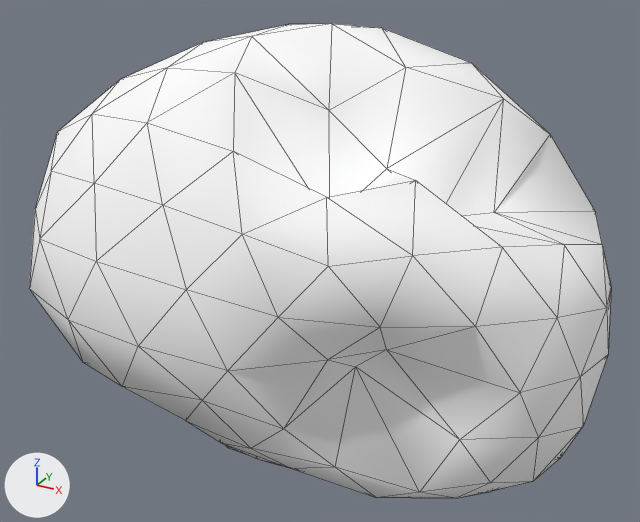
Renders of the glTF model assets/asteroids/asteroid_sml_04.glb from each side of a commit.
Rendered twice from a 50 mm camera at (1.224, -2.295, 1.239) aimed at (-0.037, -0.003, 0.093). Lighting does not change. The marker at lower left points along +X, +Y and +Z. The picture after the commit comes second. Mesh edges are drawn as thin lines. Vertices at exactly the same position are counted once.

Names of what the first picture shows: 'asteroid_sml_04'.
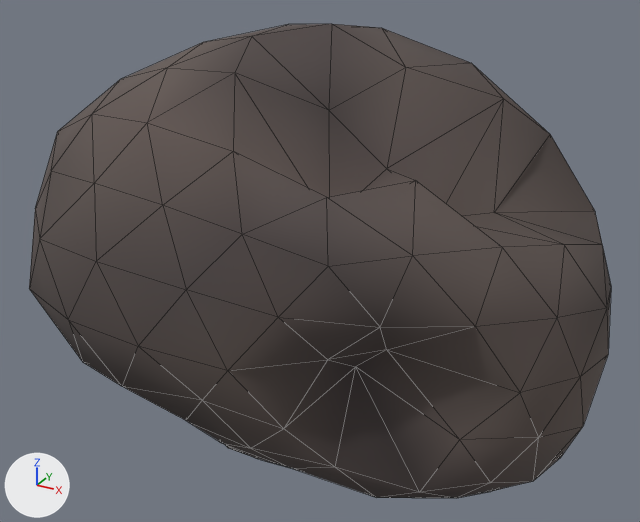
Location of each change, [x1, y1, x2, y2] in pixels of the pictures (640 x 522 px):
'asteroid_sml_04', recoloured (darker): [29, 24, 611, 498] in both

Edits to the bpy script that builds the scene:
```text
Change mat_rock_asteroid_sml_04:
    where n0 = _N.new('ShaderNodeBsdfPrincipled'); n0.name = 'Principled BSDF'
    remove n0.inputs[0].default_value = (1.0, 1.0, 1.0, 1.0)  # 'Base Color', white #ffffff
    n0.inputs[1].default_value: 0.0347 -> 0.0189  # 'Metallic'
    n0.inputs[2].default_value: 0.92 -> 0.949  # 'Roughness'
    add n2 = _N.new('ShaderNodeVertexColor'); n2.name = 'Color Attribute'
    add _L.new(n2.outputs[0], n0.inputs[0])  # 'Color' to 'Base Color'
Change me_icosphere:
    where me_icosphere.from_pydata(...)  # 162 vertices, 320 faces; spans x -1.01..0.88, y -0.6..0.54, z -0.69..0.84
    used by ob_asteroid_sml_04; location = (0.0, 0.0, 0.0)
    me_icosphere part 1: vertex colours changed
```
